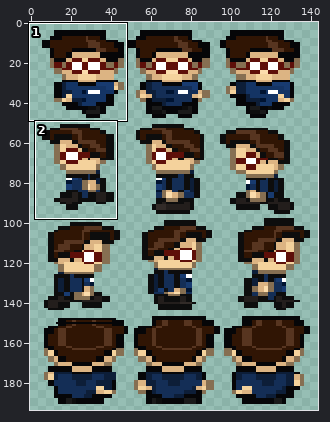
Two versions of one sprite sheet, img/characters/$Juan.png. The picture above shows the old version from afar; the outline marks the close-up.
Close-up. Before the commit:
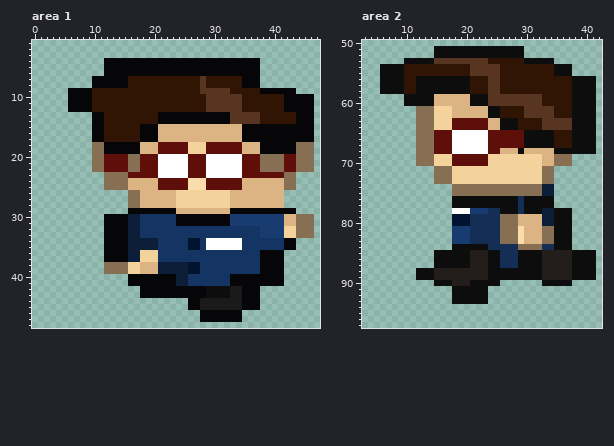
The file is 145x194 pixels. Pixels under 10% opacity are left out. Shown: area 1: x 0..47, y 1..48; area 2: x 3..42, y 50..97. The wide view leaves out empty margins. The commit also changed other parts of the picture, which this record leaves out.
New version:
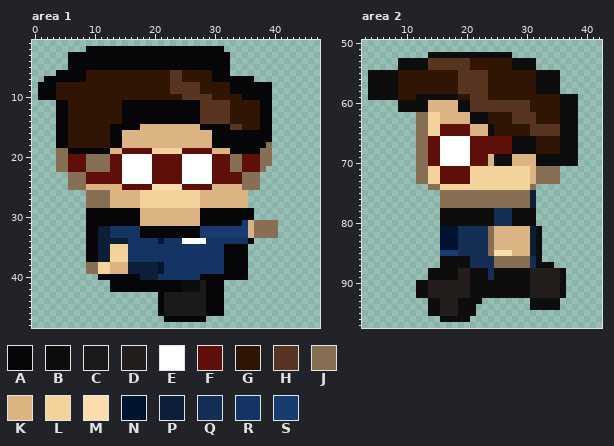
Palette (. is transparent): A #060608  B #0d0d0d  C #1a1a1a  D #231e1c  E #ffffff  F #5e0f09  G #301504  H #573520  J #866f52  K #dcb483  L #f4d29c  M #fbdcac  N #001330  P #0d1e38  Q #142e56  R #143464  S #183b70
The exact change:
Changed rows in their new state; - is an unchanged pixel.
Area 1:
first column x 1:
 2 --------AAAAAAAAAAAAAAAAAAAAAAA---------------
 3 -----AAAAAAAAAAAAAAAAAAAAAAAAAAA--------------
 4 -----AAAAAA---------------------.....---------
 5 -----AAAAAA---------------------.....---------
 6 ---AAAAAGGGGGGGGGGGGGGHHGGGGG---.....---------
 7 -AAAAAAAGGGGGGG-------HH---G-AAAAA--.---------
 8 AAAGGGGGGGGGGGG-------HHHHHG----AA---AA-------
 9 AAAGGGGGG-------------HHHHHGGGGGAAAAA--....---
10 AAAGGGGGG---------------HHHH-GGGGGAAAAA.......
11 ---AAGGGG-----AAAAAAAAAAAAAH----GG---AA.......
12 ---AAGGGG-----AAAAAAAAAAAAAH----GG---AA.......
13 ---AAGGGGGG---AAAAAA-------HHHHHGGGGGAA.......
14 ---AAGGGGGG---AAAAAA-------HHHHHGGGGGAA.......
15 ---AAGGGGGG-AAAAAKKK-------AAAAAHHGGG--.......
16 ---AAGGGGGG-AAKKKKKK---------AAAAA-----.......
17 ---AAGGGGGG-AAKKKKKK---------AAAAA-----.......
18 ---AAGGGGGGG--KKK---KKKKKKKKKAAAAAAAA-J.......
19 ---JJAAAAAA-KKFFFFFLLLLL-FFF-KKKAAAAAJJ.......
20 ---JJFFFJ--J--EEEEE-FFFF-EEE-FFFJJ-----.......
21 ---JJFFFJ--J--EEEEE-FFFF-EEE-FFFJJ-----.......
22 ---JJFFFJ--J--EEEEE-FFFF-EEE-FFFJJ----........
23 -----JJJFFFFFFEEEEE-FFFF-EEE-FFFFFJJJ......---
24 -----JJJFFFFFFEEEEEF----EEEEE-----JJJ......---
25 -----JJJKKKKKKFFFFFMMMMM-FFF-KKKKKJJJ......---
26 --------JJJJKKKKKLLLLLL----KKKKK---......-----
27 --------JJJJKKKKKLLLLLL----KKKKK---......-----
28 --------JJJJKKKKKLLLLLL----KKKKK---......-----
29 --------AAAAAAA--KKKKKK----AAAAA----.......---
30 --------AAA----AAKKKKKKKKKK-----AAAA..........
31 --------AAA----AAKKKKKKKKKK-----AA-KJJJJ......
32 --------AAPPRRRRRAAAAAAAAAASSSSSSSSKJJJJ......
33 --------AAPPRRRRRAAAAAAAAAASSSSSSSSKJJJJ......
34 --------AAPPPPPRRRRRN---EEEERRRRRR-A.......---
35 --------AAPPLLLRRRRR-----RR-RRRAAAA........---
36 --------AAPPLLLRRRRR-----------AAAA......-----
37 --------AAPPLLLRRRRR-----------AAAA......-----
38 --------JJLLKKKPPPPPNRRRRRR----AAAA......-----
39 --------JJLLKKKPPPPPNRRRRRR----AAAA......-----
40 ----------AAAAA--PPPRRRRR--AAAAA---......-----
41 ------------AAA--------ABBBCAAA..........-----
42 ------------AAAAA-------BBBCAAA......---------
43 -----------------...-CCCCCCCAAA......---------
44 --------------------ACCCCCC-AAA......---------
45 --------------------ACCCCCC-AAA......---------
46 --------------------ACCCCCCC---...------------
47 ---------------------AAAAAA-......------------
Area 2:
first column x 4:
51 -----------...............------------
52 ----------B-------------..------------
53 -----B----H------GGG----BB--...-------
54 --...-BBBBHHHHHHHGGGGG--BBBB......----
55 BB---G---------HH---GG------BBB-..----
56 BB---G--GGGGGGGHHHHHGG------BBBB......
57 BB---G--GGGGGGGHHHHHGG------BBBB......
58 BB---G--GGGGGGGHHHHHGG------BBBB......
59 BBBBBGGG---BBBBGGHHHGGGGGGGGG---BB-...
60 -----B----K----BBHHH-------GG---BB-...
61 -----BBBBBKKKK-BBHHHHHHHHH-GGGG-BB-...
62 ----------L-KK---BBBGG--HH--GGG-BB-...
63 ----------L-KKKKKBBBGGGGHHHH-GGGBB-...
64 ----------L-FF---KKKBGGGG--HH---BB-...
65 ----------LL--FFFKKKBGGGGGGHHHHHBB-...
66 ----------F-EE---FFF----BB--GGG-BB-...
67 ----------F-EE---FFF----BB--GGG-BB-...
68 ----------F-EE---FFF--FFB-BBGGGG---...
69 ----------FFEEEEE---KBBBKKKKBBBBBBB---
70 ----------FFEEEEE---KBBBKKKKBBBBBBB---
71 --------JJLLFFFFF----------KJ--J------
72 --------JJLLFFFFF----------KJ--J------
73 --------JJLLFFFFF----------KJ--J------
74 ----------JJLLLLLLLLLLLLLLL-...-------
75 ------------JJ-------------P...-------
76 ------------JJJJJJJJJJJJJJJP...-------
77 ------------JJJJJJJJJJJJJJJP...-------
78 ------------BBBBBBBBB-QQ-B--......----
79 ------------BBBBBBBBB-QQBBBB......----
80 ------------BBBBBBBBB-QQBBBB......----
81 ------------NNNQQ---JKKKKK-PB.....----
82 ------------NNNQQ---JKKKKK-PB.....----
83 ------------NNNQQ---JKKKKK-PB.....----
84 ------------NNNQQQQQJKKKKKKPB.....----
85 -----------.SSSQQQQQJMMMKKKP-.........
86 -----------.-----QQQQJJJJJJQ-.........
87 -----------.-----QQQQJJJJJJQ-BB.......
88 --------..-BBBB--BBBQ------DD---B.....
89 --------..-BBBB--BBBQ------DD---B.....
90 --------BBDDDD--------BBBBBDDDDD-.----
91 --------BBDDDDDDD---BBBBBBBDDDDDB-----
92 --------BBDDDDDDD---BBBBBBBDDDDDB-----
93 ----------BBDDD----.-------BBBBB------
94 ----------BBDDDBBB---------BBBBB------
95 ----------BBDDDBBB--------------------
96 ------------BBBBB---------------------
Pixel boxes of the changes (left, top, right, bottom) in both close-ups:
changed: (38, 46, 314, 322)
changed: (368, 46, 596, 322)
